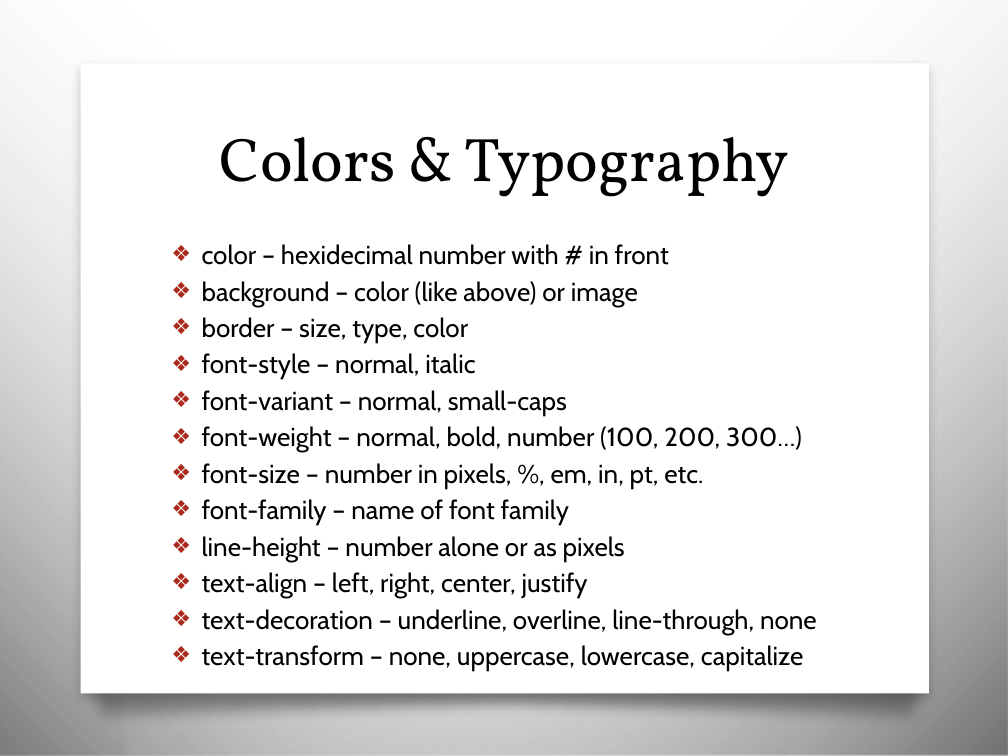
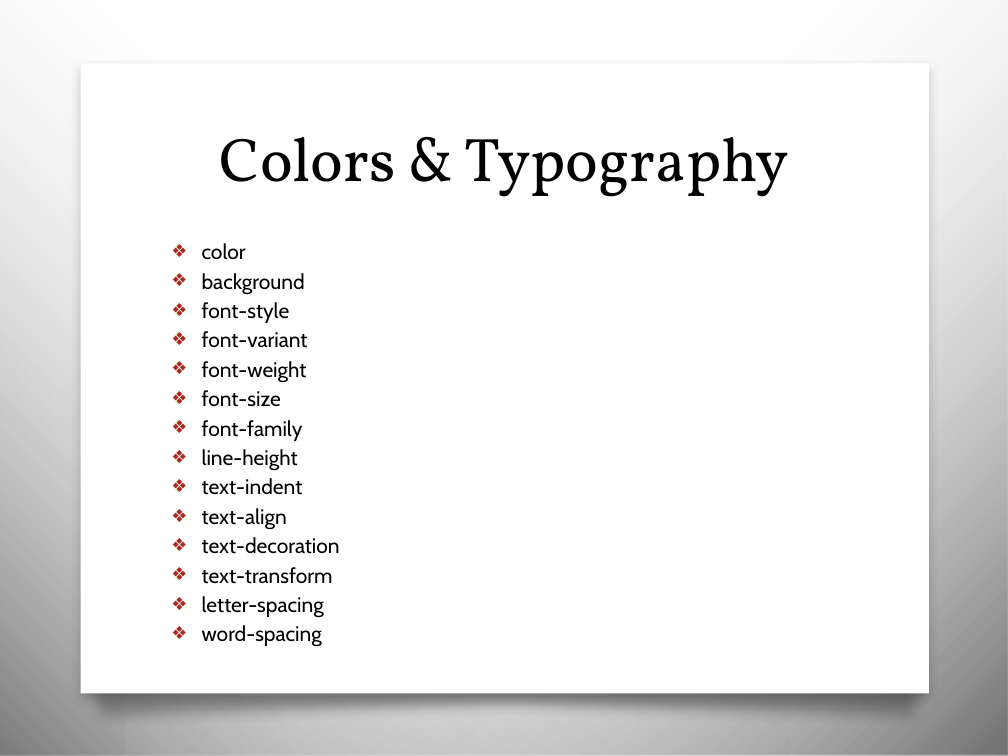
Before and after one commit to awayken/USF-ART329, a slide deck: slide 10 of slides/classthree/slides.pptx. Drawn at 1008x756 pixels with LibreOffice and Linux fonts; fonts in the diff are those of the drawing; background and template pictures are left out. Boxes give left, top, right and bottom in pixels: in the first picture for what was removed or moved away, otherwise in the second. Text is boxed around its words. In the diff, an @@ line names an element or a change of style, - is before the commit and + after.

Commit message:
Finished up Colors & Typography section.

```diff
--- a/slides/classthree/slides.pptx
+++ b/slides/classthree/slides.pptx
@@ text at [202,243,340,647]: text changed; size 18.6 to 15 pt @@
-❖ color – hexidecimal number with # in front
-❖ background – color (like above) or image
-❖ border – size, type, color
-❖ font-style – normal, italic
-❖ font-variant – normal, small-caps
-❖ font-weight – normal, bold, number (100, 200, 300…)
-❖ font-size – number in pixels, %, em, in, pt, etc.
-❖ font-family – name of font family
-❖ line-height – number alone or as pixels
-❖ text-align – left, right, center, justify
-❖ text-decoration – underline, overline, line-through, none
-❖ text-transform – none, uppercase, lowercase, capitalize
+❖ color
+❖ background
+❖ font-style
+❖ font-variant
+❖ font-weight
+❖ font-size
+❖ font-family
+❖ line-height
+❖ text-indent
+❖ text-align
+❖ text-decoration
+❖ text-transform
+❖ letter-spacing
+❖ word-spacing
```
Also in this commit, not shown: 4 other slides changed, 13 slides added, 28 other files.
